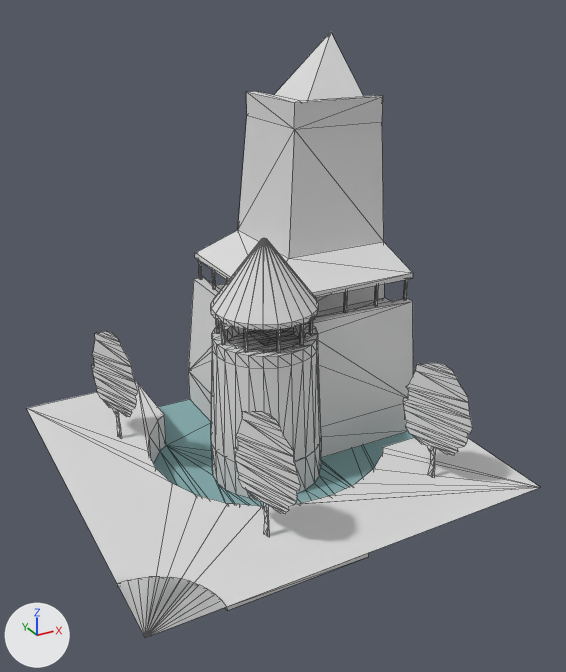
One commit to the OBJ model assets/stl_export/wcwr.obj: the scene before it, then after it.
Rendered twice from a 50 mm camera at (-24.3, -47.8, 32.9) aimed at (0.8, -2.1, 10.0). The axes (+X, +Y, +Z) are drawn at lower left. The lights are the same throughout. The first picture is the older version. Mesh edges are drawn as thin lines. Where no turn or scale is listed for an object, it has been applied to the vertices. Vertices at exactly the same position are counted once.

Objects in the first picture: 'wcwr'.
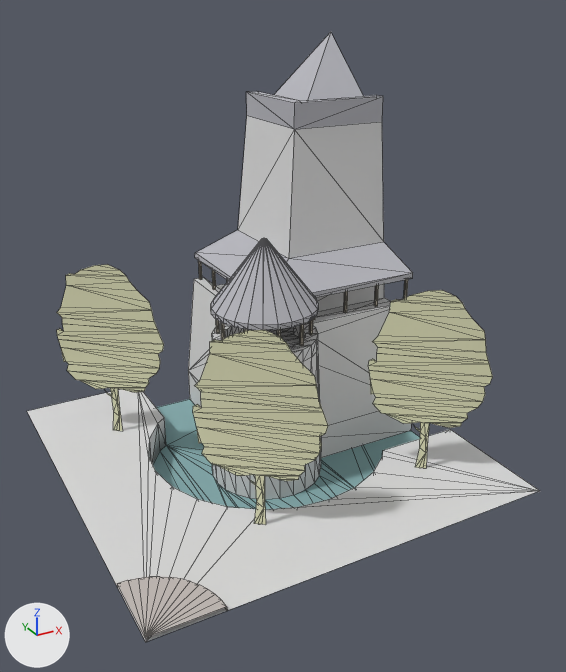
Changed parts and their boxes (x1, y1, x2, y2) in the pictures (566 x 672 px):
'wcwr', reshaped: before (27, 32, 540, 638); after (27, 32, 540, 642)
part 1 of me_wcwr, added (beige): after (193, 330, 328, 525)
part 2 of me_wcwr, added (beige): after (368, 290, 493, 468)
part 3 of me_wcwr, added (beige): after (57, 264, 164, 431)
part 4 of me_wcwr, cut back: before (27, 91, 540, 638); after (27, 91, 540, 642)
part 5 of me_wcwr, recoloured (light grey to grey): (195, 32, 413, 330) in both
part 6 of me_wcwr, recoloured: before (198, 260, 408, 353); after (198, 260, 408, 346)
part 7 of me_wcwr, recoloured: (117, 576, 227, 637) in both

Diff of the bpy script that builds the scene:
```diff
--- a/assets/stl_export/wcwr.obj.py
+++ b/assets/stl_export/wcwr.obj.py
@@ mat_castleroof @@
+mat_castleroof = principled_material('castleRoof')
+mat_castleroof.base_color = (0.471, 0.471, 0.51)  # grey #b7b7bd
+mat_castleroof.roughness = 1.0
@@ mat_road @@
+mat_road = principled_material('road')
+mat_road.base_color = (0.537, 0.49, 0.467)  # light grey #c2bab6
+mat_road.roughness = 1.0
@@ mat_w @@
+mat_w = principled_material('w')
+mat_w.base_color = (0.757, 0.757, 0.502)  # beige #e2e2bc
+mat_w.roughness = 1.0
@@ mat_straw @@
+mat_straw = principled_material('straw')
+mat_straw.base_color = (0.569, 0.514, 0.42)  # light grey #c7bead
+mat_straw.roughness = 1.0
@@ me_wcwr @@
 # used by ob_wcwr; location = (0.0, 0.0, 0.0)
-me_wcwr.from_pydata(...)  # 666 vertices, 1054 faces; spans x -15.0..15.0, y -15.0..15.0, z -3.0..29.6
+me_wcwr.from_pydata(...)  # 665 vertices, 1025 faces; spans x -15.0..15.0, y -15.0..15.0, z -3.0..29.6
+# me_wcwr part 1: a new loose piece of 67 vertices spanning x -7.9..-1.1, y -11.5..-5.9, z -0.3..14.1, in mat_w (beige #e2e2bc)
+# me_wcwr part 2: a new loose piece of 67 vertices spanning x 5.9..12.8, y -11.3..-5.7, z -0.3..14.1, in mat_w (beige #e2e2bc)
+# me_wcwr part 3: a new loose piece of 67 vertices spanning x -12.5..-5.7, y 5.2..10.8, z -0.3..14.1, in mat_w (beige #e2e2bc)
+# me_wcwr part 4
+# 216 vertices are removed from x -15.0..15.0, y -15.0..15.0, z -0.3..9.3
+# 320 faces are deleted
+# 6 vertices in x -5.0..15.0, y -8.5..-5.0, z 0.0 move by (0.0, 0.0, -0.3)
+# 1 vertex moves from x 8.2, y -5.0, z 0.0 to x 7.7, y -5.7, z -0.3
+# 3 vertices are added at (-15.0, -15.0, -0.3), (-15.0, 15.0, -0.3), (15.0, -15.0, -0.3)
+# 11 new vertices lie (0.0, 0.0, 2.7) away from vertices in x -8.5..8.2, y -7.3..15.0, z -3.0
+# 78 new faces join them, mat_default (light grey #dadada)
+# 9 new faces join them, mat_castleroof (grey #b7b7bd)
+# me_wcwr part 5: 161 faces spanning x -3.1..15.0, y -3.1..15.0, z 11.0..29.6 switch from mat_default (light grey #dadada) to mat_castleroof (grey #b7b7bd)
+# me_wcwr part 6: 192 faces spanning x -2.8..14.7, y -2.7..14.8, z 9.0..11.0 switch from mat_default (light grey #dadada) to mat_straw (light grey #c7bead)
+# me_wcwr part 7: 36 faces spanning x -15.0..-10.0, y -15.0..-10.0, z -0.3..0.0 switch from mat_default (light grey #dadada) to mat_road (light grey #c2bab6)
 me_wcwr.materials.append(mat_water)
+me_wcwr.materials.append(mat_w)  # beige #e2e2bc
```
